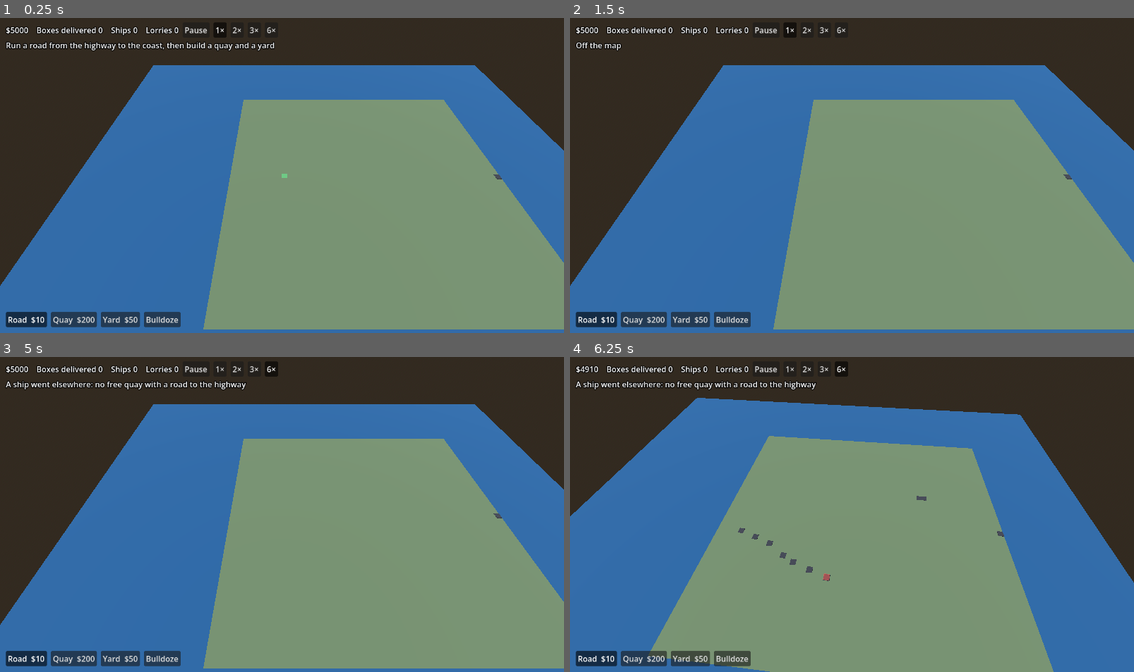
Above: before the commit, frames 1-4 (two rows, left to right).
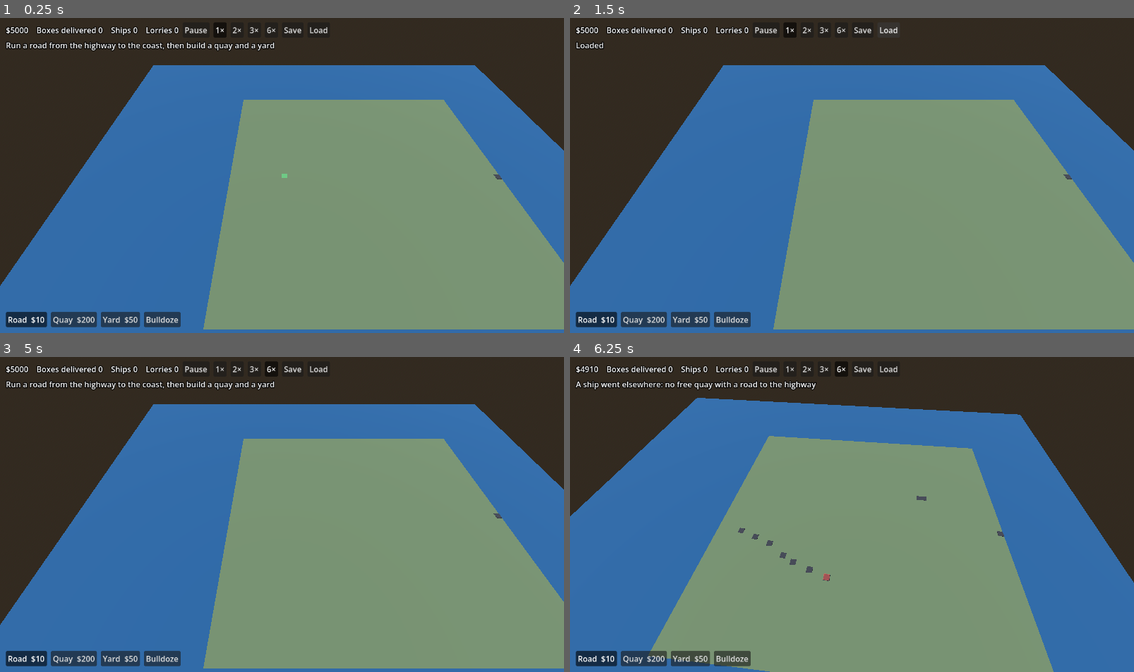
Above: after the commit, the same moments.

Repository: JFrusher/PortSkylines
Game: Godot game, scene res://main.tscn
Same seed, same stepped clock (60 frames per second), same inputs: the game is played once before the commit and once after it.
Inputs (mouse positions are in pixels of both pictures, inside the frame that each line leads up to):
- Up to frame 1 (0.25 s): no input
- Up to frame 2 (1.5 s): click (863, 30) at 0.5 s, where only the run after the commit has a clickable "Save"; click (891, 30) at 1.25 s, where only the run after the commit has a clickable "Load"
- Up to frame 3 (5 s): click "1×" at 2 s; click "2×" at 2.75 s; click "3×" at 3.5 s; click "6×" at 4.25 s
- Up to frame 4 (6.25 s): move the mouse to (976, 498) at 5.02 s; hold D 5.03-5.75 s; tap Q at 5.1 s; click (976, 498) at 5.17 s; drag from (739, 530) to (823, 577) at 5.77 s

The runs differ from the first frame. In frame 1, less than 0.1% of the frame differs, in the area x 50-59%, y 2-5%; in frame 2, 0.2%; in frame 3, 0.7%, in the area x 0-59%, y 2-11%; in frame 4, less than 0.1%.

Commit message:
M1.17b: Save and Load buttons
The plan's goal promised save/load to players but no step added the
buttons. The HUD reports Save/Load presses; main.gd writes or reads
user://save.bin (one slot for now, marked as a shortcut) and on load
swaps in the saved sim with a fresh view. Checked in the real scene:
save, bulldoze, load restores the exact saved state hash.

Co-Authored-By: Claude Opus 5.5 <noreply@anthropic.com>
Claude-Session: https://claude.ai/code/session_01HgAjWPb52WYKPrHZkzwvPC

Diff:
--- a/scripts/hud.gd
+++ b/scripts/hud.gd
@@ -2,6 +2,9 @@
 extends CanvasLayer
 ## Toolbar, speed buttons and the money/status readout. Reports the player's
 ## choices through `tool` and `speed`; never changes the sim.
+
+signal save_pressed
+signal load_pressed
 
 const BULLDOZE := -1
 const SPEEDS: Array[int] = [0, 1, 2, 3, 6]
@@ -27,6 +30,8 @@
 	var speeds := ButtonGroup.new()
 	for s: int in SPEEDS:
 		_button(top, "%d×" % s if s else "Pause", speeds, s == speed, func() -> void: speed = s)
+	_action(top, "Save", save_pressed)
+	_action(top, "Load", load_pressed)
 	root.add_child(_outlined(_message))
 
 	var spacer := Control.new()
@@ -73,6 +78,14 @@
 	row.add_child(button)
 
 
+## A plain button that reports a press through `pressed_signal`.
+func _action(row: HBoxContainer, text: String, pressed_signal: Signal) -> void:
+	var button := Button.new()
+	button.text = text
+	button.pressed.connect(pressed_signal.emit)
+	row.add_child(button)
+
+
 func _outlined(label: Label) -> Label:
 	label.add_theme_constant_override("outline_size", 6)
 	label.add_theme_color_override("font_outline_color", Color.BLACK)
--- a/scripts/main.gd
+++ b/scripts/main.gd
@@ -9,6 +9,8 @@
 
 ## Most ticks one frame may run per speed step; a slower frame drops the rest.
 const MAX_TICKS_PER_FRAME := 8
+## shortcut: one save slot, add named slots and autosave in M11.
+const SAVE_PATH := "user://save.bin"
 
 ## Play time not yet turned into ticks, in seconds.
 var _accumulated := 0.0
@@ -25,7 +27,30 @@
 	rig.position = Vector3(sim.map.sea_width + 10, 0, sim.map.size.y / 2.0)
 	add_child(rig)
 	hud.sim = sim
+	hud.save_pressed.connect(_save)
+	hud.load_pressed.connect(_load)
 	add_child(hud)
+
+
+func _save() -> void:
+	var err := SaveFile.save(SAVE_PATH, sim)
+	hud.flash(err if err else "Saved")
+
+
+## Swaps in the saved sim and a fresh view of it.
+func _load() -> void:
+	var loaded := SaveFile.load_from(SAVE_PATH)
+	if loaded.has("error"):
+		hud.flash(loaded.error)
+		return
+	sim = loaded.sim
+	_accumulated = 0.0
+	view.queue_free()
+	view = WorldView.new()
+	view.sim = sim
+	add_child(view)
+	hud.sim = sim
+	hud.flash("Loaded")
 
 
 func _process(dt: float) -> void:
